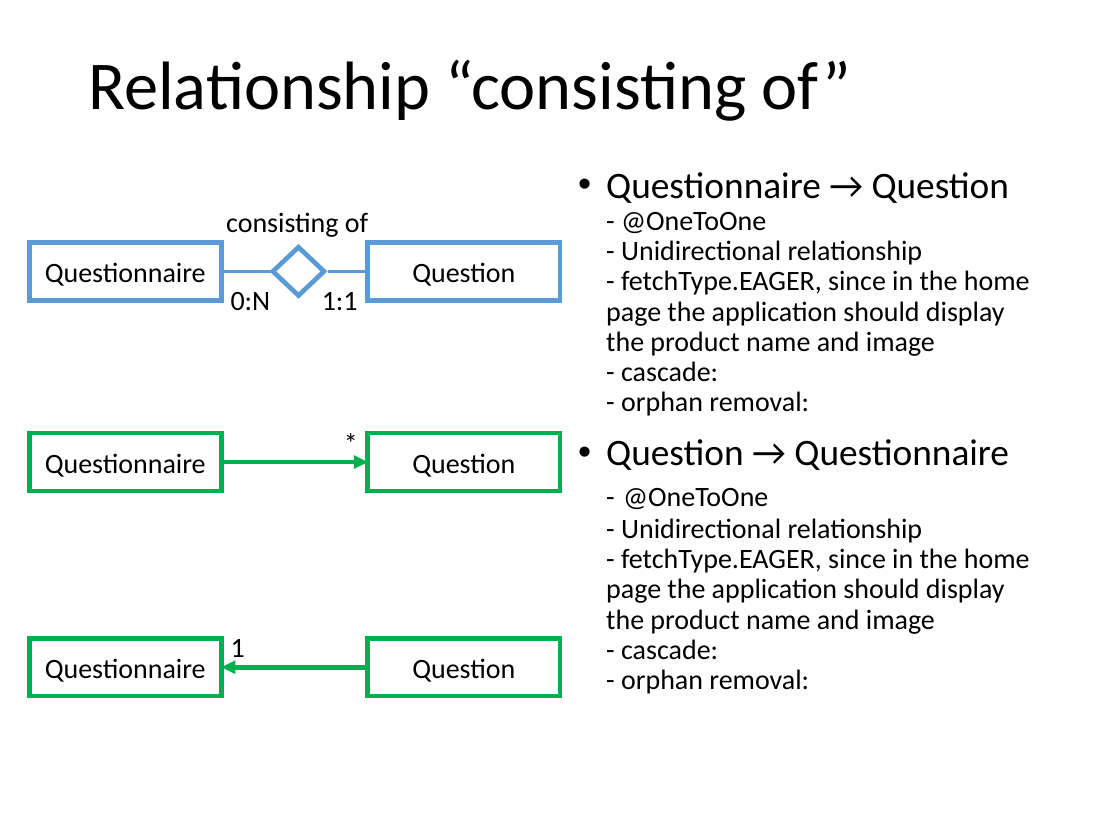
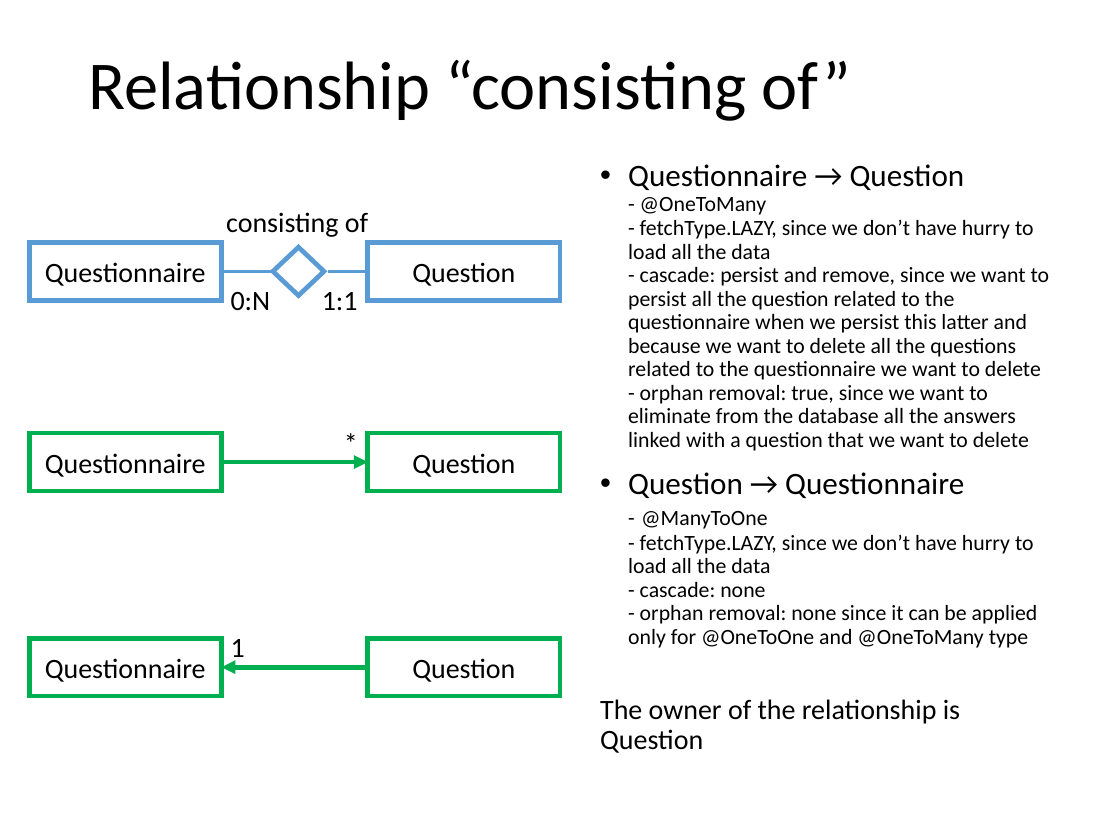
Before and after one commit to MatteoMakovec/GamifiedMarketingApplication, a slide deck: slide 22 of gamified_marketing_application.pptx (slide 19 before the commit). Drawn at 1120x840 pixels with LibreOffice and Linux fonts; fonts in the diff are those of the drawing. Boxes give left, top, right and bottom in pixels: in the first picture for what was removed or moved away, otherwise in the second. Text is boxed around its words. In the diff, an @@ line names an element or a change of style, - is before the commit and + after.

```diff
--- a/gamified_marketing_application.pptx
+++ b/gamified_marketing_application.pptx
@@ text at [600, 164, 1050, 753]: text changed; size 18 to 14 pt @@
-• Questionnaire → Question
-  - @OneToOne
-  - Unidirectional relationship
-  - fetchType.EAGER, since in the home page the application should display the product name and image
-  - cascade:
-  - orphan removal:
-• Question → Questionnaire
-  - @OneToOne
-  - Unidirectional relationship
-  - fetchType.EAGER, since in the home page the application should display the product name and image
-  - cascade:
-  - orphan removal:
+• Questionnaire → Question
+  - @OneToMany
+  - fetchType.LAZY, since we don’t have hurry to load all the data
+  - cascade: persist and remove, since we want to persist all the question related to the questionnaire when we persist this latter and because we want to delete all the questions related to the questionnaire we want to delete
+  - orphan removal: true, since we want to eliminate from the database all the answers linked with a question that we want to delete
+• Question → Questionnaire
+  - @ManyToOne
+  - fetchType.LAZY, since we don’t have hurry to load all the data
+  - cascade: none
+  - orphan removal: none since it can be applied only for @OneToOne and @OneToMany type
+The owner of the relationship is Question
```
Also in this commit, not shown: 22 other slides changed.
